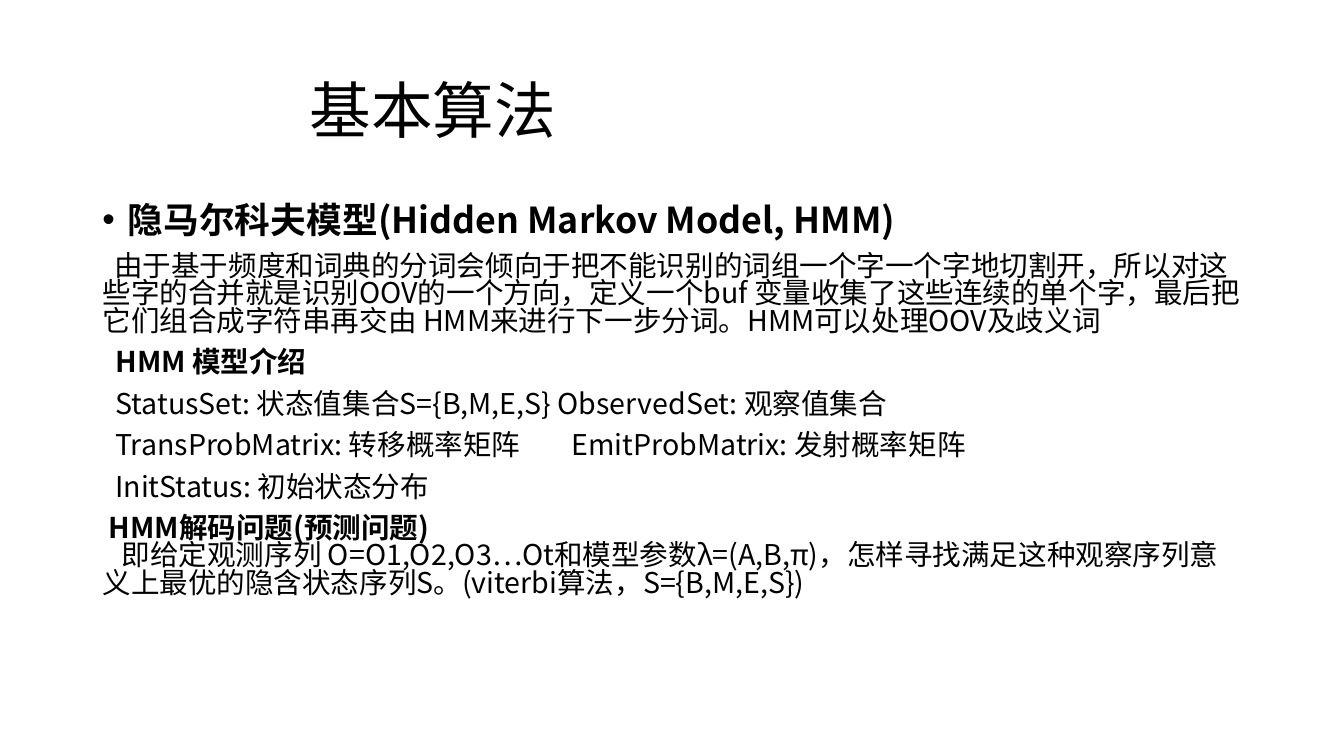
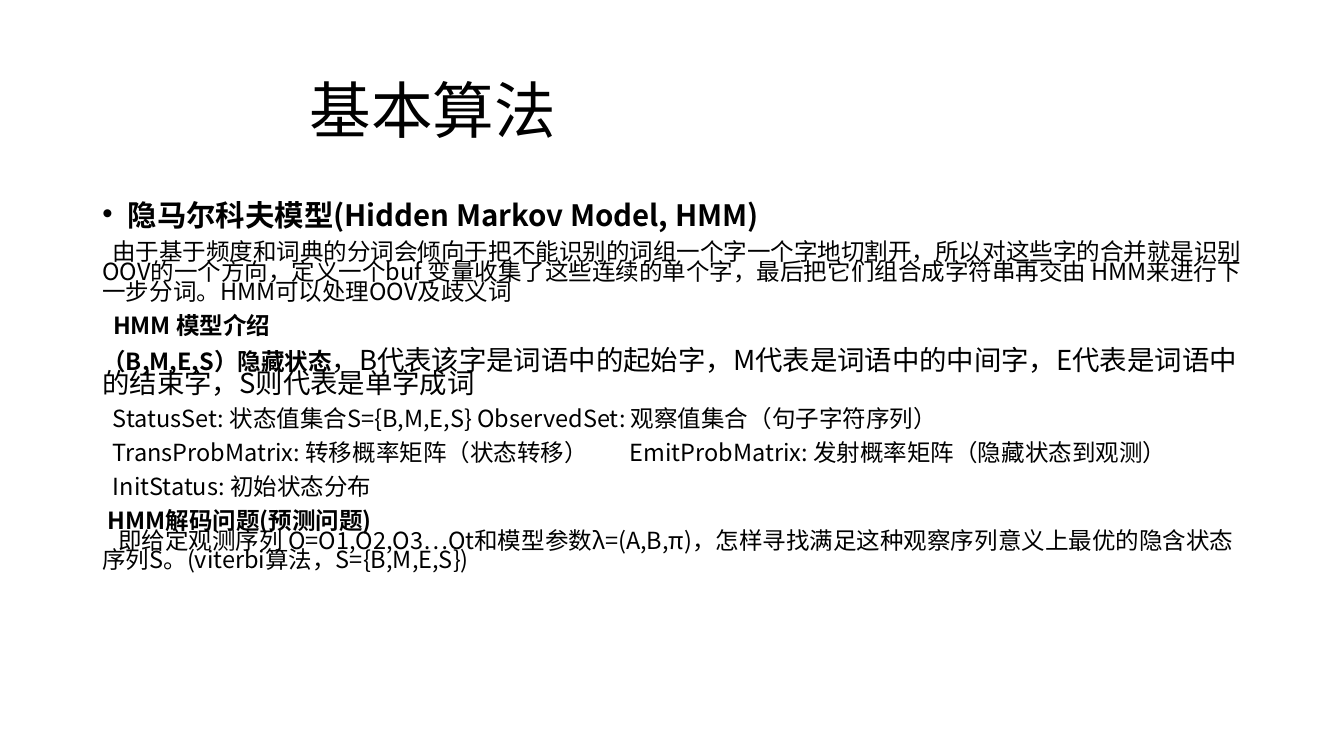
Before and after one commit to zhouxiaozhang/-, a slide deck: slide 6 of 中文分词.pptx. Drawn at 1344x756 pixels with LibreOffice and Linux fonts; fonts in the diff are those of the drawing. Boxes give left, top, right and bottom in pixels: in the first picture for what was removed or moved away, otherwise in the second. Text is boxed around its words. In the diff, an @@ line names an element or a change of style, - is before the commit and + after.

```diff
--- a/中文分词.pptx
+++ b/中文分词.pptx
@@ text at [102,201,1241,573]: size 25.5 to 21 pt in "隐马尔科夫模型(Hidden Markov Model, HMM)"; size 20.4 to 16.8 pt in "由于基于频度和词典的分词会倾向于把不能识别的词组一个字一个字地切割开，所以对这些字的合并就是识别OOV的一个方向，定义一 ...", "HMM 模型介绍", "InitStatus: 初始状态分布", "HMM解码问题(预测问题) 即给定观测序列 O=O1,O2,O3…Ot和模型参数λ=(A,B,π)，怎样寻找满足这种观察 ..."; line spacing 0.8 to 0.7 @@
@@ text at [102,347,1237,463]: text changed; size 20.4 to 16.8 pt @@
-StatusSet: 状态值集合S={B,M,E,S} ObservedSet: 观察值集合
-TransProbMatrix: 转移概率矩阵 EmitProbMatrix: 发射概率矩阵
+（B,M,E,S）隐藏状态，B代表该字是词语中的起始字，M代表是词语中的中间字，E代表是词语中的结束字，S则代表是单字成词
+StatusSet: 状态值集合S={B,M,E,S} ObservedSet: 观察值集合（句子字符序列）
+TransProbMatrix: 转移概率矩阵（状态转移） EmitProbMatrix: 发射概率矩阵（隐藏状态到观测）
```
Also in this commit, not shown: 1 other slide changed, 1 slide added.
